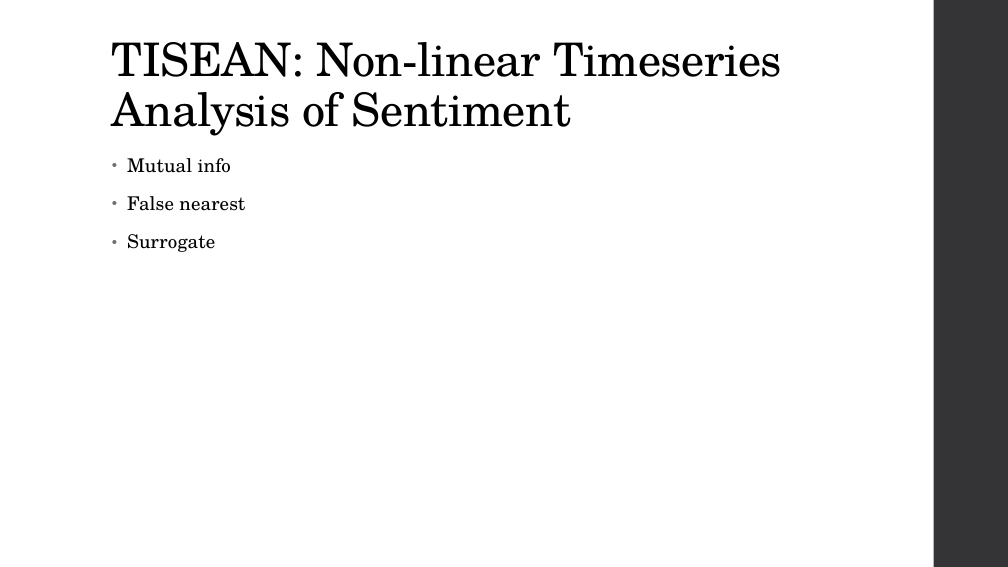
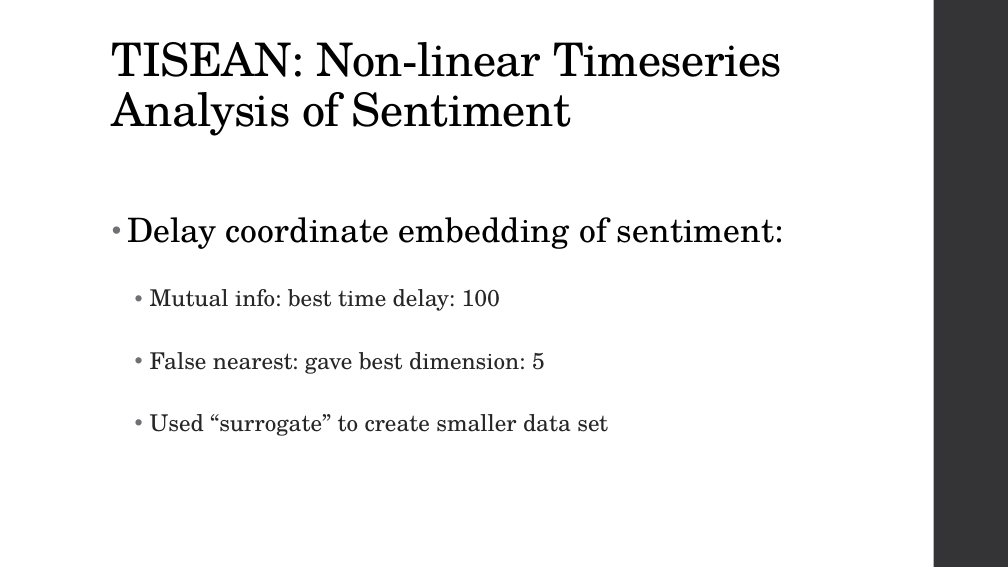
Before and after one commit to chathika/twitractors, a slide deck: slide 7 of SFI_CSSS_Presentation.pptx (slide 6 before the commit). Drawn at 1008x567 pixels with LibreOffice and Linux fonts; fonts in the diff are those of the drawing. Boxes give left, top, right and bottom in pixels: in the first picture for what was removed or moved away, otherwise in the second. Text is boxed around its words. In the diff, an @@ line names an element or a change of style, - is before the commit and + after.

Commit message:
Presentation

```diff
--- a/SFI_CSSS_Presentation.pptx
+++ b/SFI_CSSS_Presentation.pptx
@@ text at <box>127,217,784,436</box>: text changed; size 18 to 22 pt; text colour #000000 to #262626 @@
-• Mutual info
-• False nearest
-• Surrogate
+• Delay coordinate embedding of sentiment:
+  • Mutual info: best time delay: 100
+  • False nearest: gave best dimension: 5
+  • Used “surrogate” to create smaller data set
```
Also in this commit, not shown: 2 other slides changed, 5 slides added, 2 slides removed.
